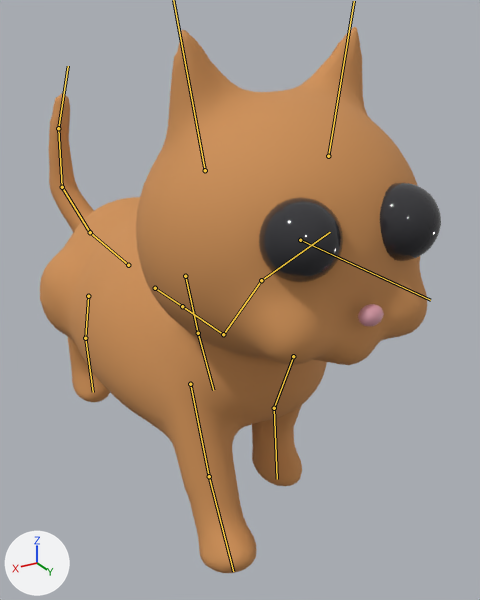
The glTF model assets/loaf/cat.pack.glb as it was, and as the next commit left it.
The view is the same before and after, from a camera (50 mm lens) standing at (1.6, 3.24, 2.63) and looking at (-0.21, 0.22, 1.11). Arrows for +X, +Y and +Z are at lower left; the lights stay in place. The first picture is the older version. Both versions are drawn at frame 22 of the action 'Walk'; the numbers are the values there. The bones that change, and the others that lie on the model, are drawn over the model as lines.

The first picture shows 'CatBody', 'EyeL', 'EyeR', 'Nose'.
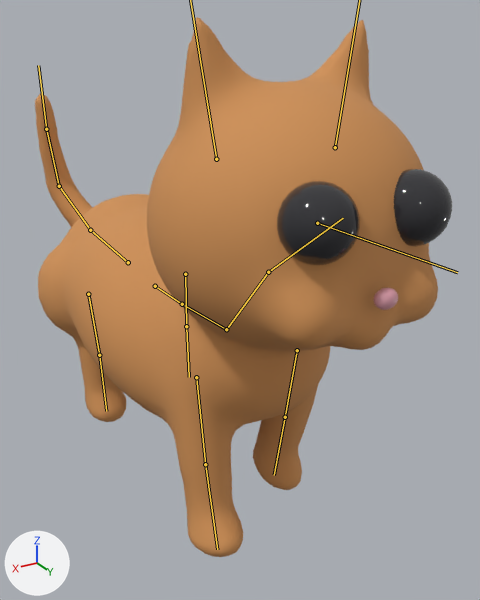
The change in detail:
Bone 'root' (bone_root) moves from (0.0, 0.0, 0.0) to (0.0, 0.0, 0.016).
Bone 'spine' (bone_spine) turns from (0, 0, -3) to (1, -1, -1) degrees about its own x, y and z.
Bone 'legFL_up' (bone_legfl_up) turns from (-24, 0, 0) to (-11, 0, 0) degrees about its own x, y and z.
Bone 'legFL_lo' (bone_legfl_lo) turns from (22, 0, 0) to (-9, 0, 0) degrees about its own x, y and z.
Bone 'legFR_up' (bone_legfr_up) turns from (24, 0, 0) to (10, 0, 0) degrees about its own x, y and z.
Bone 'legFR_lo' (bone_legfr_lo) turns from (0, 0, 0) to (-4, 0, 0) degrees about its own x, y and z.
Bone 'tail2' (bone_tail2) turns from (0, 0, -5) to (0, 0, -9) degrees about its own x, y and z.
Bone 'tail3' (bone_tail3) turns from (0, 0, 1) to (0, 0, -6) degrees about its own x, y and z.
Bone 'tail4' (bone_tail4) turns from (0, 0, 7) to (0, 0, 0) degrees about its own x, y and z.
Bone 'legBL_up' (bone_legbl_up) turns from (24, 0, 0) to (-2, 0, 0) degrees about its own x, y and z.
Bone 'legBL_lo' (bone_legbl_lo) turns from (0, 0, 0) to (-4, 0, 0) degrees about its own x, y and z.
Bone 'legBR_up' (bone_legbr_up) turns from (-24, 0, 0) to (16, 0, 0) degrees about its own x, y and z.
Bone 'legBR_lo' (bone_legbr_lo) turns from (22, 0, 0) to (-18, 0, 0) degrees about its own x, y and z.

Location of each change, [x1, y1, x2, y2] in pixels of the pictures (480 x 600 px):
'CatBody', posed: before [40, 27, 427, 573]; after [35, 17, 438, 557]
'EyeR', posed: before [259, 197, 343, 282]; after [277, 181, 360, 265]
'EyeL', posed: before [380, 183, 441, 261]; after [394, 169, 452, 246]
bone 'root', root to tip: before (155, 288) to (182, 306); after (155, 286) to (182, 304)
bone 'spine', root to tip: before (182, 306) to (223, 334); after (182, 304) to (226, 329)
bone 'legFL_up', root to tip: before (293, 356) to (274, 408); after (297, 350) to (285, 417)
bone 'legFL_lo', root to tip: before (274, 408) to (277, 479); after (285, 417) to (274, 475)
bone 'legFR_up', root to tip: before (190, 384) to (209, 476); after (196, 377) to (205, 464)
bone 'legFR_lo', root to tip: before (209, 476) to (233, 571); after (205, 464) to (217, 549)
bone 'tail2', root to tip: before (90, 232) to (62, 187); after (90, 230) to (59, 186)
bone 'tail3', root to tip: before (62, 187) to (58, 128); after (59, 186) to (46, 129)
bone 'tail4', root to tip: before (58, 128) to (68, 66); after (46, 129) to (38, 65)
bone 'legBL_up', root to tip: before (185, 276) to (198, 333); after (185, 274) to (186, 326)
bone 'legBL_lo', root to tip: before (198, 333) to (213, 390); after (186, 326) to (189, 377)
bone 'legBR_up', root to tip: before (88, 296) to (85, 338); after (88, 294) to (99, 355)
bone 'legBR_lo', root to tip: before (85, 338) to (93, 392); after (99, 355) to (106, 411)
